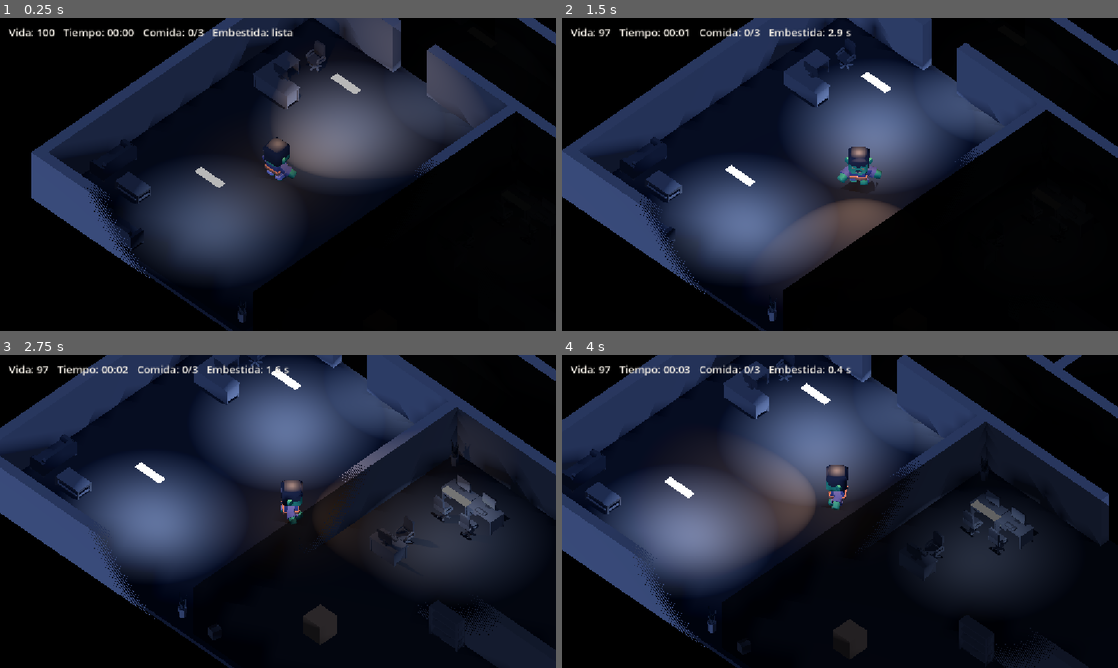
Above: before the commit, frames 1-4 (two rows, left to right).
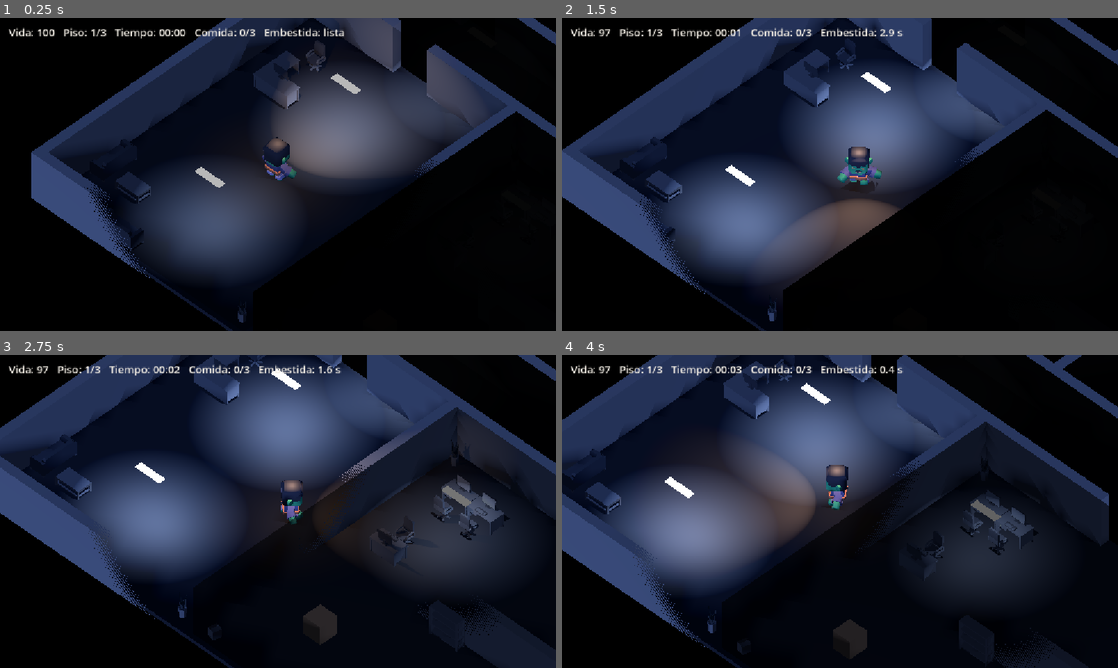
Above: after the commit, the same moments.

Repository: SofiaRubiano10/Zombivors_4to
Game: Godot game, scene res://main.tscn
Same seed, same stepped clock (60 frames per second), same inputs: the game is played once before the commit and once after it.
Inputs:
- Up to frame 1 (0.25 s): no input
- Up to frame 2 (1.5 s): hold D (move_right) 0.53-1.28 s; hold Shift (correr) 0.53-1.28 s; hold S (move_down) from 1.28 s (still down); tap Space (embestir) at 1.35 s
- Up to frame 3 (2.75 s): release S (move_down) at 2.03 s; hold D (move_right) from 2.03 s (still down); tap E (interactuar) at 2.1 s
- Up to frame 4 (4 s): release D (move_right) at 2.78 s; hold W (move_up) 2.78-3.53 s; tap F at 2.85 s; hold A (move_left) from 3.53 s (still down); tap G at 3.6 s

The runs differ from the first frame. In frame 1, 0.9% of the frame differs, in the area x 11-62%, y 3-7%; in frame 2, 0.8%; in frame 3, 0.8%; in frame 4, 0.9%.

Commit message:
C5-01 tres zonas
La partida ahora es una run de 3 zonas: los tres pisos del edificio de oficinas. Es el mismo mapa con otra configuración que pone zona.gd: Piso 1 con 1 humano y sin trampas, Piso 2 con 3 humanos (uno tirador) y 2 trampas, Piso 3 con 4 humanos y 3 trampas, y cada piso con menos tiempo. Ganar un piso pasa al siguiente con la misma vida (static en la Partida); ganar el tercero es la victoria y perder vuelve al Piso 1. El HUD muestra el piso.

Diff:
--- a/hud.gd
+++ b/hud.gd
@@ -50,6 +50,7 @@
 	if p == null:
 		return
 	p.salida_abierta.connect(avisar.bind("SALIDA ABIERTA", COLOR_HUESO, 1))
+	p.zona_cambiada.connect(func(n): avisar("PISO " + str(n), COLOR_HUESO, 1))
 	p.salida_cerrada.connect(avisar.bind("SALIDA CERRADA", COLOR_PELIGRO, 2))
 
 # node_added llega antes de su _ready: el grupo todavía no está puesto.
@@ -115,6 +116,7 @@
 	var linea = "Vida: " + str(vida_actual)
 	if partida != null:
 		# Cronómetro (sube) y comida que falta para abrir la salida.
+		linea += "   Piso: " + str(Partida.zona) + "/" + str(partida.zonas_total)
 		linea += "   Tiempo: " + partida.reloj_texto(partida.tiempo)
 		if partida.metas > 0:
 			linea += "   Comida: " + str(mini(partida.hechas, partida.metas)) + "/" + str(partida.metas)
--- a/main.tscn
+++ b/main.tscn
@@ -20,6 +20,7 @@
 [ext_resource type="Script" path="res://mordisco.gd" id="23_mordisco"]
 [ext_resource type="Script" path="res://embestida.gd" id="24_embestida"]
 [ext_resource type="Script" path="res://navegacion.gd" id="25_navegacion"]
+[ext_resource type="Script" path="res://zona.gd" id="26_zona"]
 [ext_resource type="Script" uid="uid://bkla71jhomhhe" path="res://mueble.gd" id="30_mueble"]
 [ext_resource type="PackedScene" uid="uid://b5hlfccmpria" path="res://muebles/bookcaseClosed.glb" id="m_bookcaseClosed"]
 [ext_resource type="PackedScene" uid="uid://b4set1tppnf3n" path="res://muebles/bookcaseClosedWide.glb" id="m_bookcaseClosedWide"]
@@ -1449,6 +1450,12 @@
 limite_min = Vector2(-21, -15)
 limite_max = Vector2(21, 15)
 
+[node name="Zona" type="Node" parent="."]
+script = ExtResource("26_zona")
+humanos = Array[NodePath]([NodePath("../Humano"), NodePath("../Humano2"), NodePath("../Humano3")])
+tiradores = Array[NodePath]([NodePath("../Tirador")])
+trampas = Array[NodePath]([NodePath("../Trampas/Trampa1"), NodePath("../Trampas/Trampa2"), NodePath("../Trampas/Trampa3")])
+
 [node name="Humano" parent="." unique_id=1389714821 instance=ExtResource("13_humano")]
 transform = Transform3D(1, 0, 0, 0, 1, 0, 0, 0, 1, -8, 0, 0)
 rango_ataque = 1.5
@@ -1458,6 +1465,18 @@
 [node name="Cazador" parent="." instance=ExtResource("14_cazador")]
 transform = Transform3D(1, 0, 0, 0, 1, 0, 0, 0, 1, 22, 0, 0)
 
+[node name="Humano2" parent="." instance=ExtResource("13_humano")]
+transform = Transform3D(1, 0, 0, 0, 1, 0, 0, 0, 1, -18, 0, 0)
+rango_ataque = 1.5
+tiempo_busqueda = 2.0
+ruta = Array[Vector3]([Vector3(0, 0, 0), Vector3(0, 0, -13), Vector3(-4, 0, -13), Vector3(0, 0, -13)])
+
+[node name="Humano3" parent="." instance=ExtResource("13_humano")]
+transform = Transform3D(1, 0, 0, 0, 1, 0, 0, 0, 1, -4, 0, 0)
+rango_ataque = 1.5
+tiempo_busqueda = 2.0
+ruta = Array[Vector3]([Vector3(0, 0, 0), Vector3(0, 0, 7), Vector3(8, 0, 7), Vector3(8, 0, 0)])
+
 [node name="Tirador" parent="." instance=ExtResource("22_tirador")]
 transform = Transform3D(1, 0, 0, 0, 1, 0, 0, 0, 1, 9, 0, -6)
 
@@ -1471,6 +1490,10 @@
 transform = Transform3D(1, 0, 0, 0, 1, 0, 0, 0, 1, 19.6, 0, 13.8)
 tiempo_congelado = 2.5
 
+[node name="Trampa3" parent="Trampas" instance=ExtResource("19_trampa")]
+transform = Transform3D(1, 0, 0, 0, 1, 0, 0, 0, 1, -6, 0, -3)
+tiempo_congelado = 2.5
+
 [node name="Salida" parent="." unique_id=1414450315 instance=ExtResource("18_salida")]
 transform = Transform3D(1, 0, 0, 0, 1, 0, 0, 0, 1, 20, 0, -14)
 
--- a/partida.gd
+++ b/partida.gd
@@ -1,3 +1,4 @@
+class_name Partida
 extends Node
 
 # Taller 10 - Tarea A (Juan Diego): la zona. La partida es un nodo sin cuerpo
@@ -14,11 +15,15 @@
 #  - desde tiempo_tarde: la salida se cierra. Con la meta cumplida, tocarla es llegar
 #    tarde y se pierde. Sin la meta, no pasa nada (como siempre).
 #  - en tiempo_reinicio (8 min): se pierde por tiempo, el mundo queda quieto 4 s y reinicia.
+# Clase 5: la run tiene 3 zonas (zona.gd las configura). Ganar una zona recarga la
+# escena en la siguiente con la misma vida (static); ganar la última es la victoria
+# final. Perder en cualquier zona termina la run: se vuelve a la zona 1.
 
 signal terminada(estado, motivo)
 signal meta(hechas, total)
 signal salida_abierta
 signal salida_cerrada
+signal zona_cambiada(numero)
 enum Estado { JUGANDO, GANO, PERDIO }
 
 # Segundos de cronómetro a partir de los cuales ya no se puede ganar.
@@ -33,6 +38,11 @@
 # static: es del script, no del nodo. Sobrevive a recargar la escena.
 static var intentos = 1
 static var mejor = 0.0
+# En qué zona va la run (1, 2 o 3) y la vida con la que se llega a ella (-1 = llena).
+static var zona = 1
+static var vida_guardada = -1
+# Lo pone la Zona; sin Zona en la escena (las de prueba) hay una sola.
+var zonas_total = 1
 
 var estado = Estado.JUGANDO
 # Cronómetro: segundos jugados en este intento.
@@ -48,9 +58,27 @@
 	# Always: este nodo sigue vivo aunque el juego quede en pausa.
 	process_mode = Node.PROCESS_MODE_ALWAYS
 	add_to_group("partida")
-	print("intento ", intentos, " · mejor tiempo ", snappedf(mejor, 0.01))
+	print("intento ", intentos, " · zona ", zona, " · mejor tiempo ", snappedf(mejor, 0.01))
+	traer_vida()
+	zona_cambiada.emit.call_deferred(zona)
 	# Diferido: los alimentos entran a su grupo en su propio _ready().
 	call_deferred("contar_metas")
+
+# La vida de la zona anterior. Se hace aquí, antes de que el HUD la lea.
+func traer_vida():
+	if vida_guardada < 0:
+		return
+	var salud = salud_del_jugador()
+	if salud != null:
+		salud.vida = vida_guardada
+		salud.cambio.emit(salud.vida)
+
+func salud_del_jugador():
+	var pj = get_tree().get_first_node_in_group("jugador")
+	return pj.get_node_or_null("Salud") if pj != null else null
+
+func ultima_zona():
+	return zona >= zonas_total
 
 func contar_metas():
 	var total = get_tree().get_nodes_in_group("alimentos").size()
@@ -135,6 +163,17 @@
 		mejor = tiempo
 	terminada.emit(estado, motivo)
 
+func siguiente_zona():
+	var salud = salud_del_jugador()
+	vida_guardada = salud.vida if salud != null else -1
+	zona += 1
+	print("pasa a la zona ", zona, " con ", vida_guardada, " de vida")
+
+# Todo lo que dura una run vuelve a empezar.
+static func nueva_run():
+	zona = 1
+	vida_guardada = -1
+
 # 133.4 s -> "02:13"
 static func reloj_texto(segundos):
 	var s = int(segundos)
@@ -142,7 +181,11 @@
 	return "%02d:%02d" % [floori(s / 60.0), s % 60]
 
 func reiniciar():
-	intentos += 1
+	if estado == Estado.GANO and not ultima_zona():
+		siguiente_zona()
+	else:
+		nueva_run()
+		intentos += 1
 	# Primero quitar la pausa: si no, la escena nueva nace congelada.
 	get_tree().paused = false
 	get_tree().reload_current_scene()
--- /dev/null
+++ b/zona.gd
@@ -0,0 +1,45 @@
+extends Node
+
+# Clase 5 - Tarea A (Juan Diego): la run de 3 zonas.
+# Pilar 4, una partida más. La run son los tres pisos del edificio de oficinas:
+# el mismo mapa con otra configuración, cada piso más difícil. Este nodo lee en
+# qué zona va la run (Partida.zona, static) y al empezar deja en la escena solo
+# los humanos y trampas que le tocan, y le pasa los tiempos a la Partida.
+
+const ZONAS = [
+	{"nombre": "Piso 1", "humanos": 1, "tiradores": 0, "trampas": 0, "tarde": 300.0, "reinicio": 480.0},
+	{"nombre": "Piso 2", "humanos": 2, "tiradores": 1, "trampas": 2, "tarde": 270.0, "reinicio": 450.0},
+	{"nombre": "Piso 3", "humanos": 3, "tiradores": 1, "trampas": 3, "tarde": 240.0, "reinicio": 420.0},
+]
+
+# Todos los que PUEDEN aparecer; la zona se queda con los primeros que necesite.
+@export var humanos: Array[NodePath] = []
+@export var tiradores: Array[NodePath] = []
+@export var trampas: Array[NodePath] = []
+@export var partida: NodePath = ^"../Partida"
+
+static func datos(numero):
+	return ZONAS[clampi(numero, 1, ZONAS.size()) - 1]
+
+func _ready():
+	var z = datos(Partida.zona)
+	var p = get_node(partida)
+	p.zonas_total = ZONAS.size()
+	p.tiempo_tarde = z.tarde
+	p.tiempo_reinicio = z.reinicio
+	# Diferido: mientras la escena arranca no se puede sacar a sus hermanos.
+	quedarse_con.call_deferred(humanos, z.humanos)
+	quedarse_con.call_deferred(tiradores, z.tiradores)
+	quedarse_con.call_deferred(trampas, z.trampas)
+	print("zona ", Partida.zona, " (", z.nombre, "): ", z.humanos, " humanos, ",
+		z.tiradores, " tiradores, ", z.trampas, " trampas")
+
+# Los que sobran se quitan antes de que empiecen a moverse.
+func quedarse_con(lista, cuantos):
+	for i in lista.size():
+		if i >= cuantos:
+			var sobra = get_node(lista[i])
+			# Fuera de los grupos ya, para que nadie lo cuente en este cuadro.
+			for g in sobra.get_groups():
+				sobra.remove_from_group(g)
+			sobra.queue_free()
Not shown, added: zona.gd.uid
